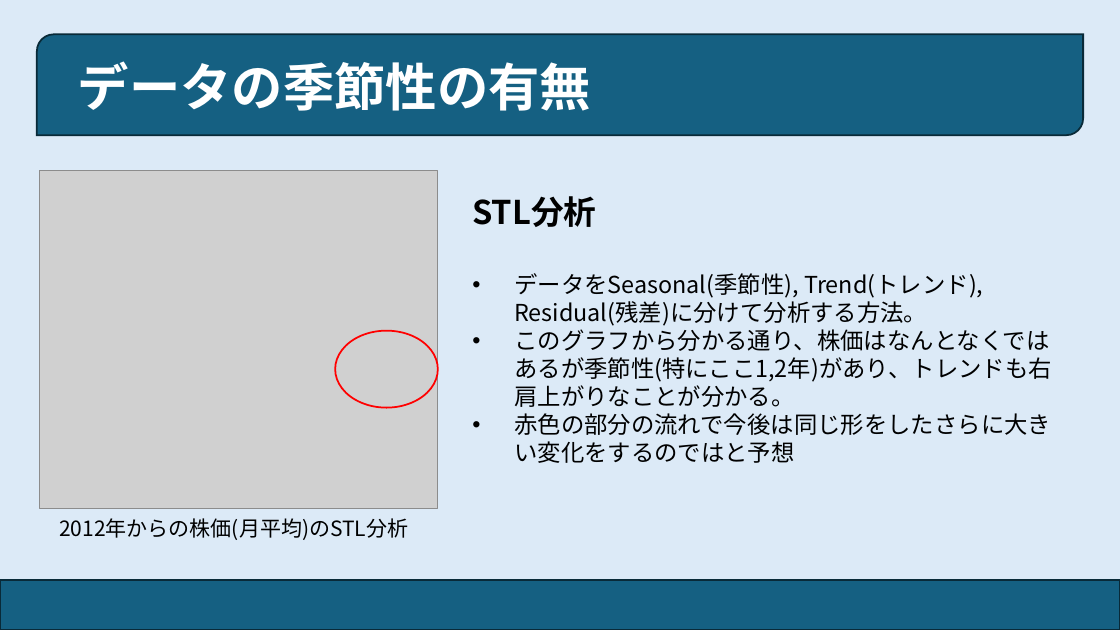
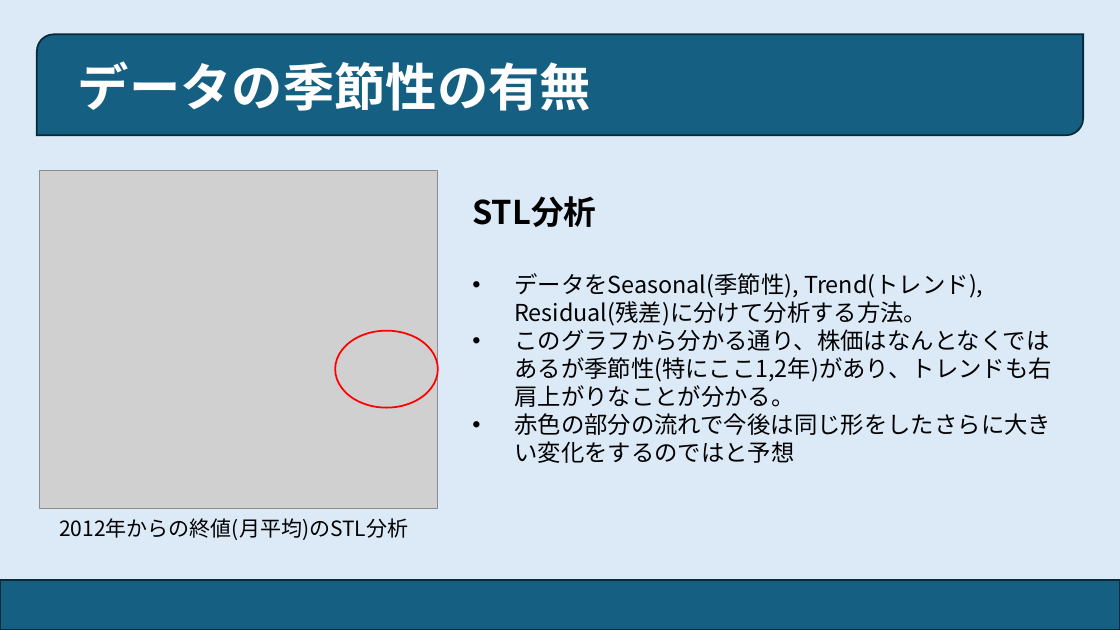
Before and after one commit to Okkyyt/time-series-prediction, a slide deck: slide 3 of submissions/slides/株価予測(プレゼン資料).pptx. Drawn at 1120x630 pixels with LibreOffice and Linux fonts; fonts in the diff are those of the drawing; grey boxes stand for pictures. Boxes give left, top, right and bottom in pixels: in the first picture for what was removed or moved away, otherwise in the second. Text is boxed around its words. In the diff, an @@ line names an element or a change of style, - is before the commit and + after.

```diff
--- a/submissions/slides/株価予測(プレゼン資料).pptx
+++ b/submissions/slides/株価予測(プレゼン資料).pptx
@@ text at (x1=59, y1=518, x2=408, y2=540): text changed @@
-2012年からの株価(月平均)のSTL分析
+2012年からの終値(月平均)のSTL分析
```
Also in this commit, not shown: 2 other slides changed, 2 other files.
